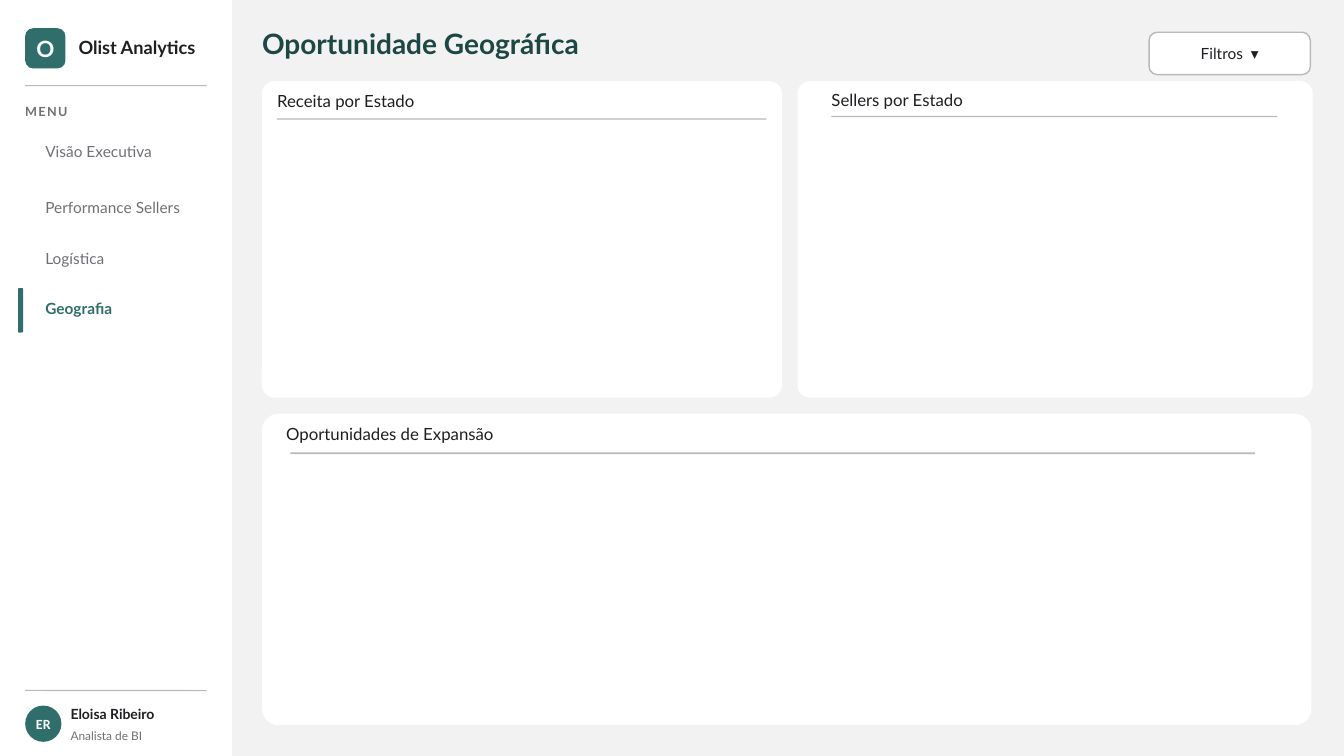
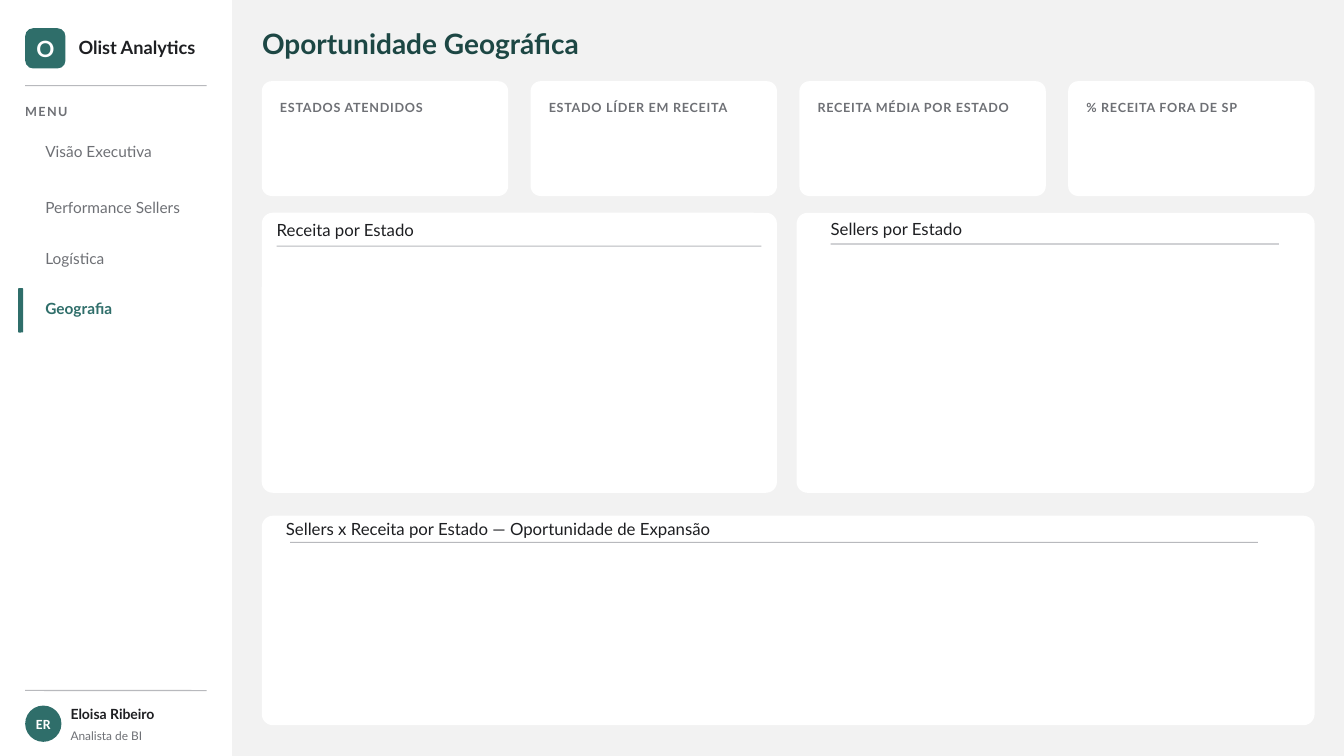
Before and after one commit to eloribeiroo/olist-commercial-performance, a slide deck: slide 5 of powerbi/olist_dashboard_layout.pptx. Drawn at 1344x756 pixels with LibreOffice and Linux fonts; fonts in the diff are those of the drawing. Boxes give left, top, right and bottom in pixels: in the first picture for what was removed or moved away, otherwise in the second. Text is boxed around its words. In the diff, an @@ line names an element or a change of style, - is before the commit and + after.

Commit message:
feat: finaliza as 4 paginas do dashboard (Visao Executiva, Performance Sellers, Logistica, Geografia)

```diff
--- a/powerbi/olist_dashboard_layout.pptx
+++ b/powerbi/olist_dashboard_layout.pptx
@@ rounded rectangle removed at (1149,32,1311,75) @@
@@ text removed at (1201,47,1243,59) @@
-Filtros ▾
@@ rounded rectangle added at (262,82,508,197), fill #FFFFFF @@
@@ rounded rectangle added at (530,82,776,197), fill #FFFFFF @@
@@ rounded rectangle added at (800,82,1046,197), fill #FFFFFF @@
@@ rounded rectangle added at (1069,82,1315,197), fill #FFFFFF @@
@@ text added at (280,103,423,112), 9 pt, text #6E7075, bold @@
+ESTADOS ATENDIDOS
@@ text added at (549,101,727,112), 9 pt, text #6E7075, bold @@
+ESTADO LÍDER EM RECEITA
@@ text added at (818,101,1009,112), 9 pt, text #6E7075, bold @@
+RECEITA MÉDIA POR ESTADO
@@ text added at (1101,103,1237,112), 9 pt, text #6E7075, bold @@
+% RECEITA FORA DE SP
@@ rounded rectangle: place and size @@
-rounded rectangle at (262,82,782,398)
+rounded rectangle at (262,213,777,493)
@@ text "Receita por Estado": place and size @@
-text "Receita por Estado" at (277,94,414,110)
+text "Receita por Estado" at (277,223,414,239)
@@ rounded rectangle: place and size @@
-rounded rectangle at (798,82,1313,398)
+rounded rectangle at (797,213,1315,493)
@@ text "Sellers por Estado": place and size @@
-text "Sellers por Estado" at (831,93,963,109)
+text "Sellers por Estado" at (831,222,962,238)
@@ rectangle: place and size @@
-rectangle at (277,118,766,119)
+rectangle at (277,246,762,247)
@@ rectangle: place and size @@
-rectangle at (832,116,1277,117)
+rectangle at (831,244,1279,245)
@@ rounded rectangle: place and size @@
-rounded rectangle at (262,413,1312,725)
+rounded rectangle at (262,516,1315,726)
@@ text at (286,522,710,538): text changed @@
-Oportunidades de Expansão
+Sellers x Receita por Estado — Oportunidade de Expansão
@@ rectangle: place and size @@
-rectangle at (290,453,1255,455)
+rectangle at (290,541,1258,542)
```
Also in this commit, not shown: 1 other slide changed, 4 other files.
